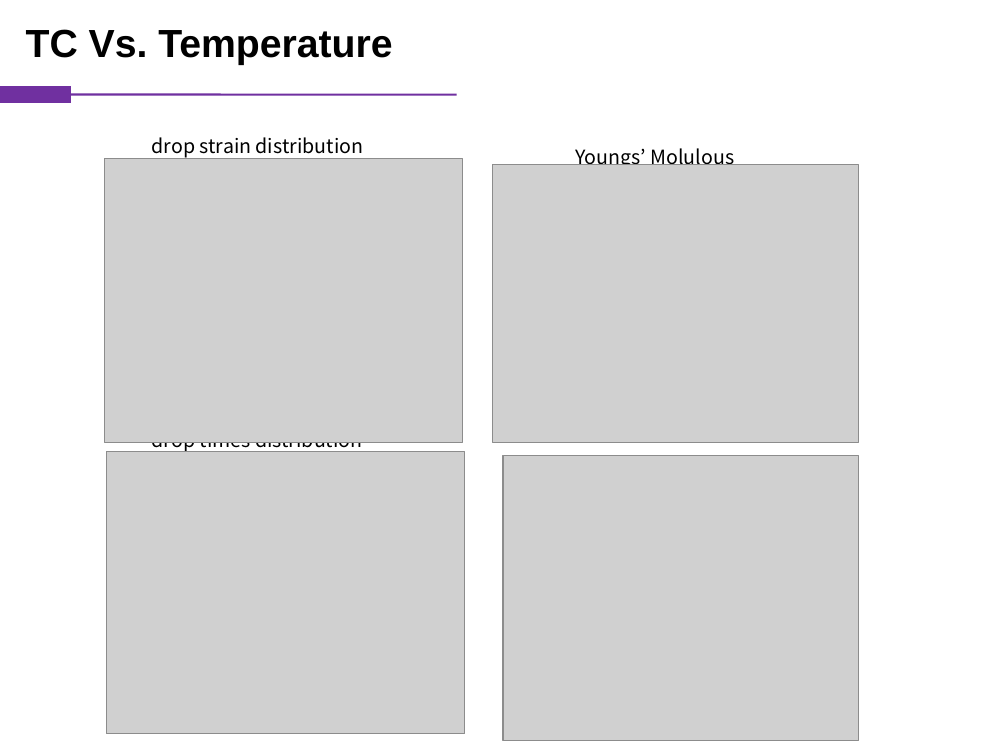
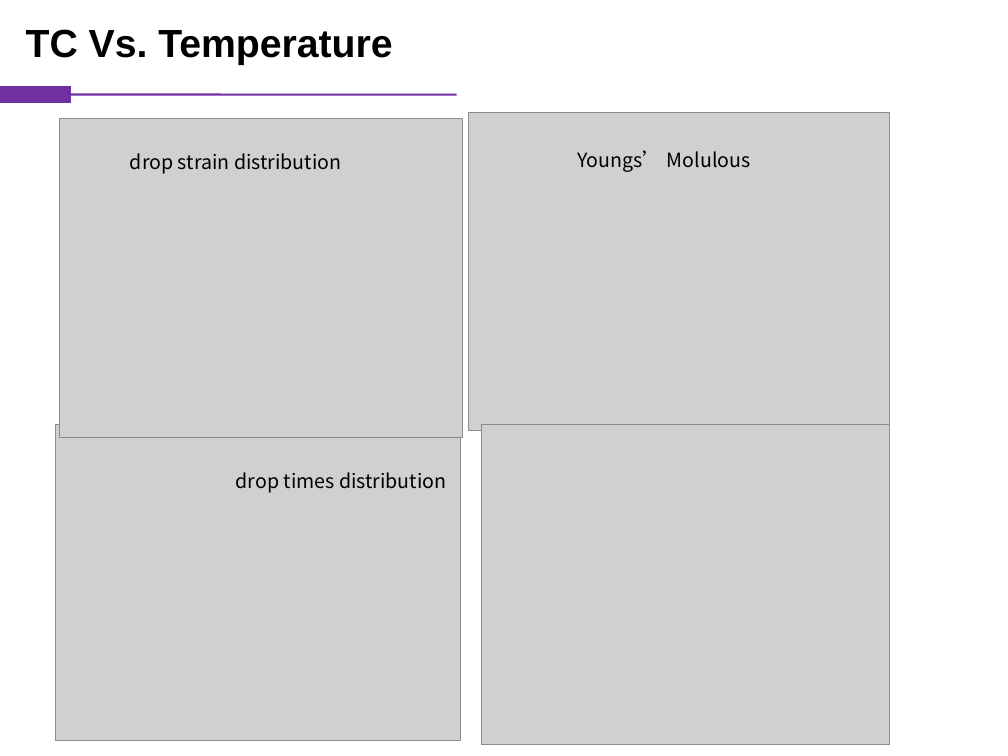
Before and after one commit to vanceeasleaf/paper_knot, a slide deck: slide 7 of paper.pptx. Drawn at 1008x756 pixels with LibreOffice and Linux fonts; fonts in the diff are those of the drawing; grey boxes stand for pictures. Boxes give left, top, right and bottom in pixels: in the first picture for what was removed or moved away, otherwise in the second. Text is boxed around its words. In the diff, an @@ line names an element or a change of style, - is before the commit and + after.

Commit message:
重新绘图

```diff
--- a/paper.pptx
+++ b/paper.pptx
@@ picture: place and size @@
-picture at (105,158,463,443)
+picture at (59,119,463,438)
@@ picture: place and size @@
-picture at (493,164,858,443)
+picture at (468,113,889,431)
@@ text "drop strain distribution" at (130,153,341,174): font Noto Sans CJK KR to Noto Sans CJK SC @@
@@ text "drop strain distribution": place and size @@
-text "drop strain distribution" at (152,137,363,159)
+text "drop strain distribution" at (130,153,341,174)
@@ text "Youngs’ Molulous" at (577,150,751,172): font Noto Sans CJK KR to Noto Sans CJK SC @@
@@ picture: place and size @@
-picture at (106,452,465,734)
+picture at (55,424,460,741)
@@ picture: place and size @@
-picture at (503,456,859,741)
+picture at (482,424,890,745)
@@ text "drop times distribution" rewrapped from (152,442,362,452) to (236,472,446,493) @@
```
